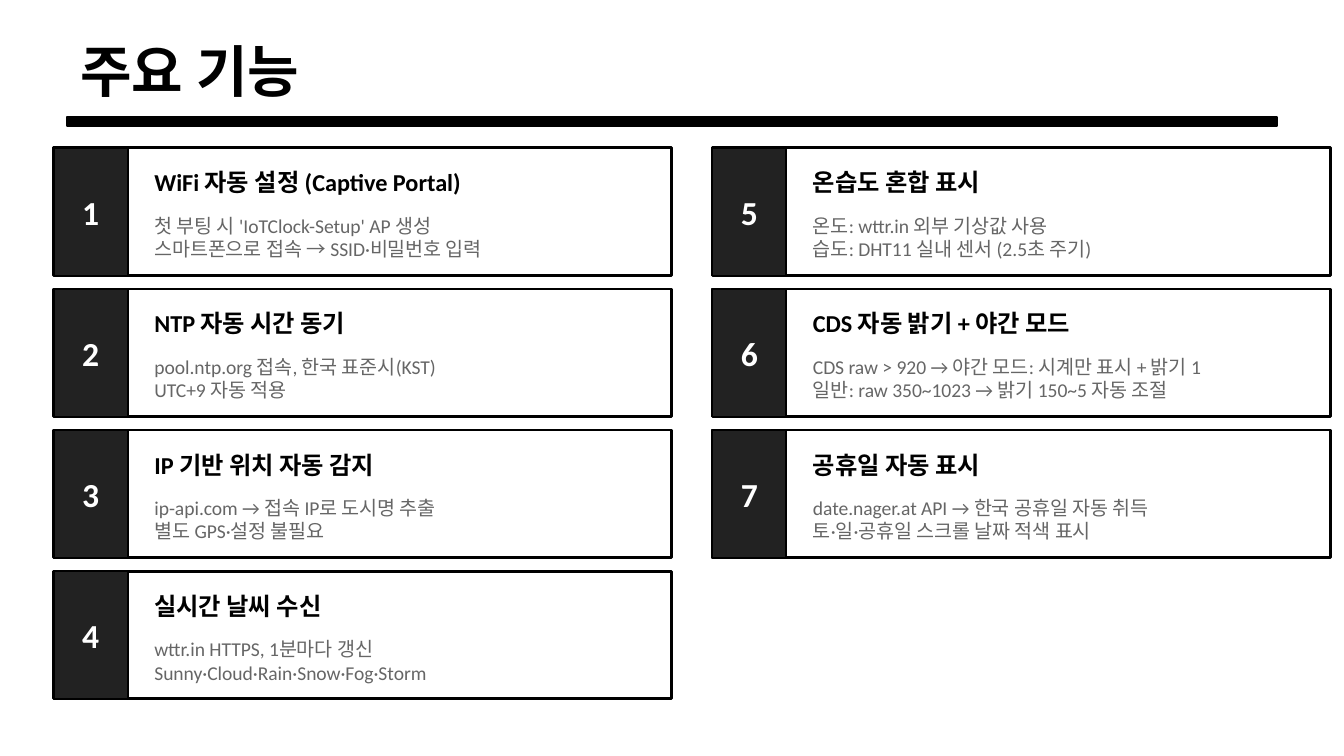
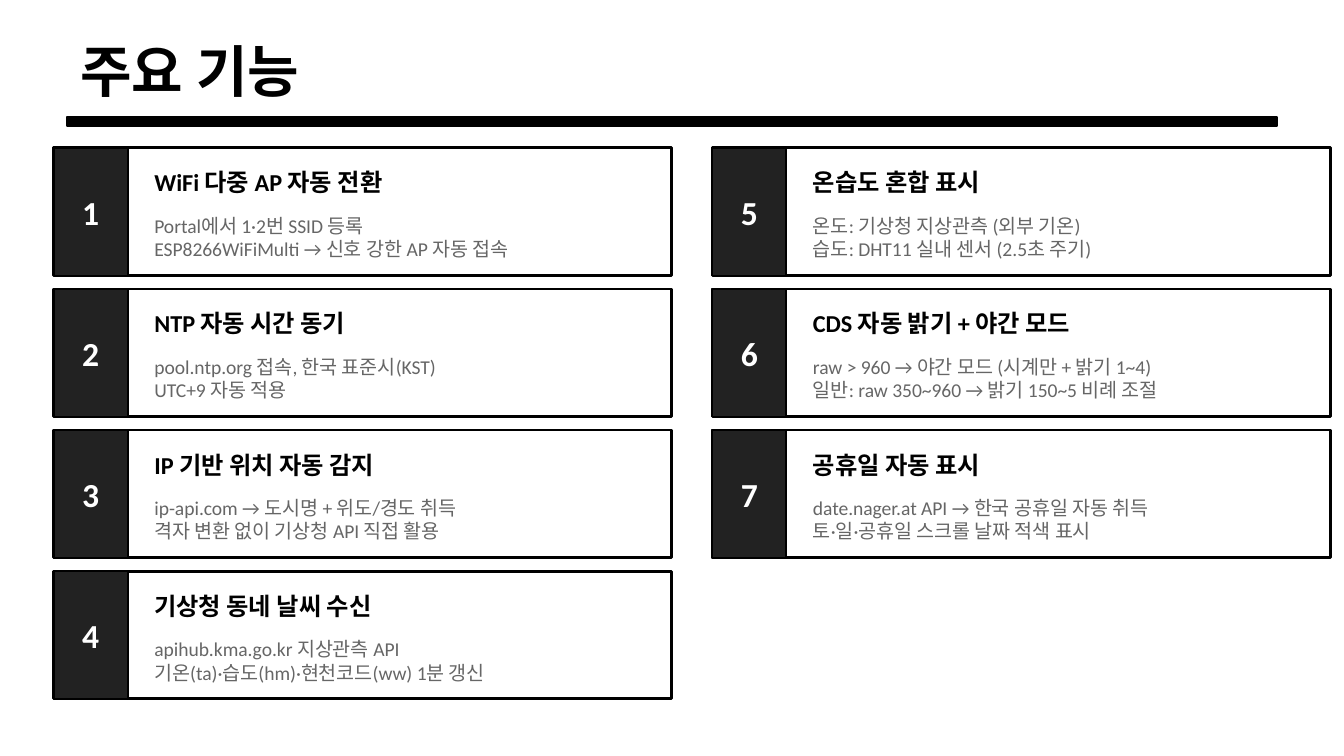
Before and after one commit to dselaser/IoT_WallClock, a slide deck: slide 3 of IoT_WallClock_설명.pptx. Drawn at 1344x756 pixels with LibreOffice and Linux fonts; fonts in the diff are those of the drawing. Boxes give left, top, right and bottom in pixels: in the first picture for what was removed or moved away, otherwise in the second. Text is boxed around its words. In the diff, an @@ line names an element or a change of style, - is before the commit and + after.

```diff
--- a/IoT_WallClock_설명.pptx
+++ b/IoT_WallClock_설명.pptx
@@ text at bbox=[154, 170, 383, 194]: text changed @@
-WiFi 자동 설정 (Captive Portal)
+WiFi 다중 AP 자동 전환
@@ text at bbox=[154, 217, 508, 258]: text changed @@
-첫 부팅 시 'IoTClock-Setup' AP 생성
-스마트폰으로 접속 → SSID·비밀번호 입력
+Portal에서 1·2번 SSID 등록
+ESP8266WiFiMulti → 신호 강한 AP 자동 접속
@@ text at bbox=[813, 216, 1081, 236]: text changed @@
-온도: wttr.in 외부 기상값 사용
+온도: 기상청 지상관측 (외부 기온)
@@ text at bbox=[813, 358, 1158, 399]: text changed @@
-CDS raw > 920 → 야간 모드: 시계만 표시 + 밝기 1
-일반: raw 350~1023 → 밝기 150~5 자동 조절
+raw > 960 → 야간 모드 (시계만 + 밝기 1~4)
+일반: raw 350~960 → 밝기 150~5 비례 조절
@@ text at bbox=[154, 499, 456, 540]: text changed @@
-ip-api.com → 접속 IP로 도시명 추출
-별도 GPS·설정 불필요
+ip-api.com → 도시명 + 위도/경도 취득
+격자 변환 없이 기상청 API 직접 활용
@@ text at bbox=[154, 594, 372, 618]: text changed @@
-실시간 날씨 수신
+기상청 동네 날씨 수신
@@ text at bbox=[154, 640, 485, 683]: text changed @@
-wttr.in HTTPS, 1분마다 갱신
-Sunny·Cloud·Rain·Snow·Fog·Storm
+apihub.kma.go.kr 지상관측 API
+기온(ta)·습도(hm)·현천코드(ww) 1분 갱신
```
Also in this commit, not shown: 6 other slides changed, 1 other file.
